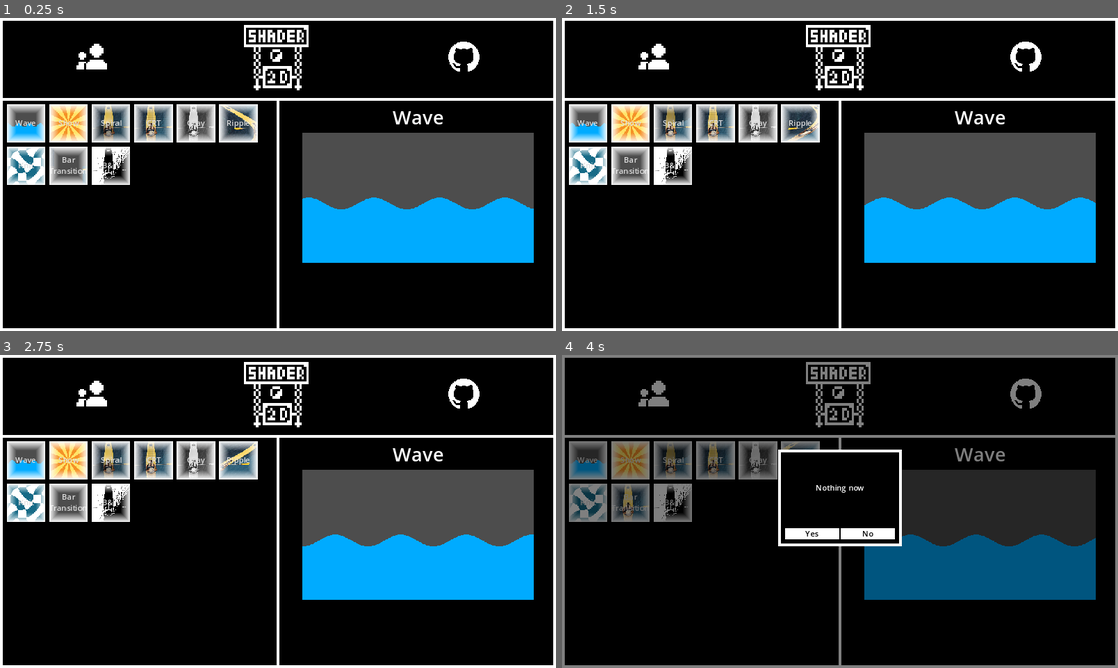
Above: before the commit, frames 1-4 (two rows, left to right).
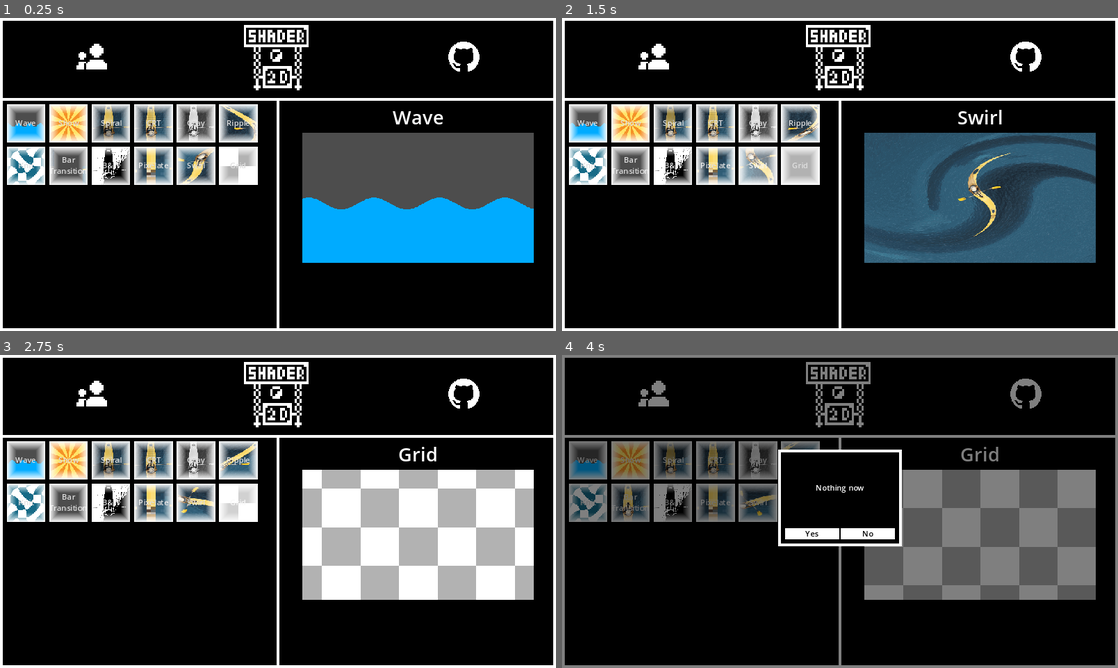
Above: after the commit, the same moments.

Repository: zhtsu/Shader2D
Game: Godot game, scene res://viewer/main.tscn
Same seed, same stepped clock (60 frames per second), same inputs: the game is played once before the commit and once after it.
Inputs (mouse positions are in pixels of both pictures, inside the frame that each line leads up to):
- Up to frame 1 (0.25 s): no input
- Up to frame 2 (1.5 s): click (717, 165) at 0.5 s, where only the run after the commit has a clickable "Pixelate"; click (756, 165) at 1.25 s, where only the run after the commit has a clickable "Swirl"
- Up to frame 3 (2.75 s): click (239, 502) at 2 s, where only the run after the commit has a clickable "Grid"
- Up to frame 4 (4 s): click (650, 392) at 2.75 s; click "Wave" at 3.5 s

The runs differ from the first frame. In frame 1, 2.6% of the frame differs, in the area x 17-47%, y 35-54%; in frame 2, 20%; in frame 3, 20%, in the area x 17-96%, y 29-79%; in frame 4, 18%.

Commit message:
Add shader: pixelate, Swirl, Grid

Diff:
--- /dev/null
+++ b/shaders/grid/grid.gdshader
@@ -0,0 +1,21 @@
+shader_type canvas_item;
+render_mode unshaded;
+
+uniform float size = 10.0;
+uniform float alpha = 1.0;
+uniform vec4 color1 : source_color = vec4(0.7, 0.7, 0.7, 1.0);
+uniform vec4 color2 : source_color = vec4(1.0);
+uniform vec2 scale = vec2(1.0);
+uniform vec2 speed = vec2(0.0);
+
+void fragment() {
+	vec2 ref_pos = FRAGCOORD.xy / scale;
+	ref_pos -= mod(speed * TIME, size * 2.0);
+
+	vec2 pos = mod(ref_pos, size * 2.0);
+	bool c1 = any(lessThan(pos, vec2(size)));
+	bool c2 = any(greaterThanEqual(pos, vec2(size)));
+	float c = c1 && c2 ? 1.0: 0.0;
+	COLOR = mix(color1, color2, c);
+	COLOR.a = alpha;
+}
--- /dev/null
+++ b/shaders/grid/grid.tscn
@@ -0,0 +1,31 @@
+[gd_scene load_steps=4 format=3 uid="uid://oyeot1s5owe8"]
+
+[ext_resource type="Shader" path="res://shaders/grid/grid.gdshader" id="1_yxlfc"]
+[ext_resource type="Texture2D" uid="uid://8drrl52vbr8t" path="res://assets/test.png" id="2_wcwxr"]
+
+[sub_resource type="ShaderMaterial" id="ShaderMaterial_7iqxn"]
+shader = ExtResource("1_yxlfc")
+shader_parameter/size = 10.0
+shader_parameter/alpha = 1.0
+shader_parameter/color1 = Color(0.7, 0.7, 0.7, 1)
+shader_parameter/color2 = Color(1, 1, 1, 1)
+shader_parameter/scale = Vector2(8, 8)
+shader_parameter/speed = Vector2(-20, 20)
+
+[node name="Grid" type="Control"]
+layout_mode = 3
+anchors_preset = 15
+anchor_right = 1.0
+anchor_bottom = 1.0
+grow_horizontal = 2
+grow_vertical = 2
+
+[node name="TextureRect" type="TextureRect" parent="."]
+material = SubResource("ShaderMaterial_7iqxn")
+layout_mode = 1
+anchors_preset = 15
+anchor_right = 1.0
+anchor_bottom = 1.0
+grow_horizontal = 2
+grow_vertical = 2
+texture = ExtResource("2_wcwxr")
--- /dev/null
+++ b/shaders/pixelate/pixelate.gdshader
@@ -0,0 +1,12 @@
+shader_type canvas_item;
+
+uniform int pixel_count = 100;
+
+void fragment() {
+	vec2 uv = UV;
+	uv *= float(pixel_count);
+	uv = round(uv);
+	uv /= float(pixel_count);
+
+	COLOR = texture(TEXTURE, uv);
+}
--- /dev/null
+++ b/shaders/pixelate/pixelate.tscn
@@ -0,0 +1,26 @@
+[gd_scene load_steps=4 format=3 uid="uid://bbbvohxplpa57"]
+
+[ext_resource type="Shader" path="res://shaders/pixelate/pixelate.gdshader" id="1_aubjk"]
+[ext_resource type="Texture2D" uid="uid://8drrl52vbr8t" path="res://assets/test.png" id="2_onkcu"]
+
+[sub_resource type="ShaderMaterial" id="ShaderMaterial_huptc"]
+shader = ExtResource("1_aubjk")
+shader_parameter/pixel_count = 100
+
+[node name="Pixelate" type="Control"]
+layout_mode = 3
+anchors_preset = 15
+anchor_right = 1.0
+anchor_bottom = 1.0
+grow_horizontal = 2
+grow_vertical = 2
+
+[node name="TextureRect" type="TextureRect" parent="."]
+material = SubResource("ShaderMaterial_huptc")
+layout_mode = 1
+anchors_preset = 15
+anchor_right = 1.0
+anchor_bottom = 1.0
+grow_horizontal = 2
+grow_vertical = 2
+texture = ExtResource("2_onkcu")
--- /dev/null
+++ b/shaders/swirl/swirl.gdshader
@@ -0,0 +1,16 @@
+shader_type canvas_item;
+
+uniform float twirl = 1;
+uniform float speed : hint_range(0.0, 1.0) = 0.1;
+
+void fragment() {
+	vec2 uv = UV - 0.5;
+	float a = atan(uv.y, uv.x);
+	float d = length(uv);
+	a += (0.5 - d) * twirl + TIME * speed;
+	uv.x = cos(a) * d;
+	uv.y = sin(a) * d;
+	uv += 0.5;
+
+	COLOR = texture(TEXTURE, uv);
+}
--- /dev/null
+++ b/shaders/swirl/swirl.tscn
@@ -0,0 +1,27 @@
+[gd_scene load_steps=4 format=3 uid="uid://btisj2yl6ivrq"]
+
+[ext_resource type="Shader" path="res://shaders/swirl/swirl.gdshader" id="1_lp6td"]
+[ext_resource type="Texture2D" uid="uid://8drrl52vbr8t" path="res://assets/test.png" id="2_da1fi"]
+
+[sub_resource type="ShaderMaterial" id="ShaderMaterial_6xr3x"]
+shader = ExtResource("1_lp6td")
+shader_parameter/twirl = 6.0
+shader_parameter/speed = 0.6
+
+[node name="Swirl" type="Control"]
+layout_mode = 3
+anchors_preset = 15
+anchor_right = 1.0
+anchor_bottom = 1.0
+grow_horizontal = 2
+grow_vertical = 2
+
+[node name="TextureRect" type="TextureRect" parent="."]
+material = SubResource("ShaderMaterial_6xr3x")
+layout_mode = 1
+anchors_preset = 15
+anchor_right = 1.0
+anchor_bottom = 1.0
+grow_horizontal = 2
+grow_vertical = 2
+texture = ExtResource("2_da1fi")
--- a/viewer/main.gd
+++ b/viewer/main.gd
@@ -13,6 +13,9 @@
 const tscn_knit = preload("res://shaders/knit/knit.tscn")
 const tscn_bar_transition = preload("res://shaders/bar_transition/bar_transition.tscn")
 const tscn_black_and_white = preload("res://shaders/B&W/B&W.tscn")
+const tscn_pixelate = preload("res://shaders/pixelate/pixelate.tscn")
+const tscn_swirl = preload("res://shaders/swirl/swirl.tscn")
+const tscn_grid = preload("res://shaders/grid/grid.tscn")
 
 
 func _create_slot(res : Resource, title : String) -> Node:
@@ -27,24 +30,18 @@
 		$VBoxContainer/ContentBox/RightBox/SubViewport.get_texture()
 
 	var slot_list = []
-	# Wave
 	slot_list.append(_create_slot(tscn_wave, "Wave"))
-	# Show
 	slot_list.append(_create_slot(tscn_show, "Show"))
-	# Spiral
 	slot_list.append(_create_slot(tscn_spiral, "Spiral"))
-	# CRT
 	slot_list.append(_create_slot(tscn_crt, "CRT"))
-	# Gray
 	slot_list.append(_create_slot(tscn_gray, "Gray"))
-	# Ripple
 	slot_list.append(_create_slot(tscn_ripple, "Ripple"))
-	# Knit
 	slot_list.append(_create_slot(tscn_knit, "Knit"))
-	# Bar Transition
 	slot_list.append(_create_slot(tscn_bar_transition, "Bar\nTransition"))
-	# B&W
 	slot_list.append(_create_slot(tscn_black_and_white, "B&W"))
+	slot_list.append(_create_slot(tscn_pixelate, "Pixelate"))
+	slot_list.append(_create_slot(tscn_swirl, "Swirl"))
+	slot_list.append(_create_slot(tscn_grid, "Grid"))
 	# Add to Grid from list
 	for slot in slot_list:
 		$VBoxContainer/ContentBox/LeftBox/GridBox/Grid.add_child(slot)
Binary file added: .screenshots/grid.png
Binary file added: .screenshots/pixelate.png
Binary file added: .screenshots/swirl.png
Binary file changed: assets/icon_github.png
Binary file changed: assets/icon_group.png
Binary file changed: assets/test.png
Not shown, added: export_presets.cfg
Not shown, changed: README.md
